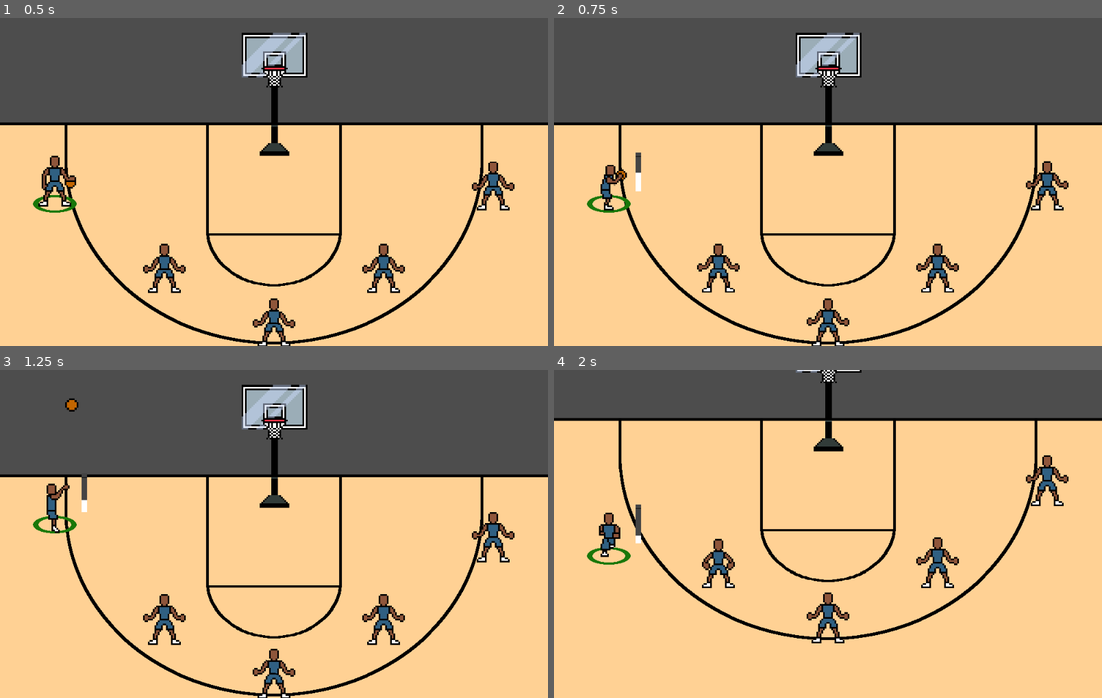
Above: before the commit, frames 1-4 (two rows, left to right).
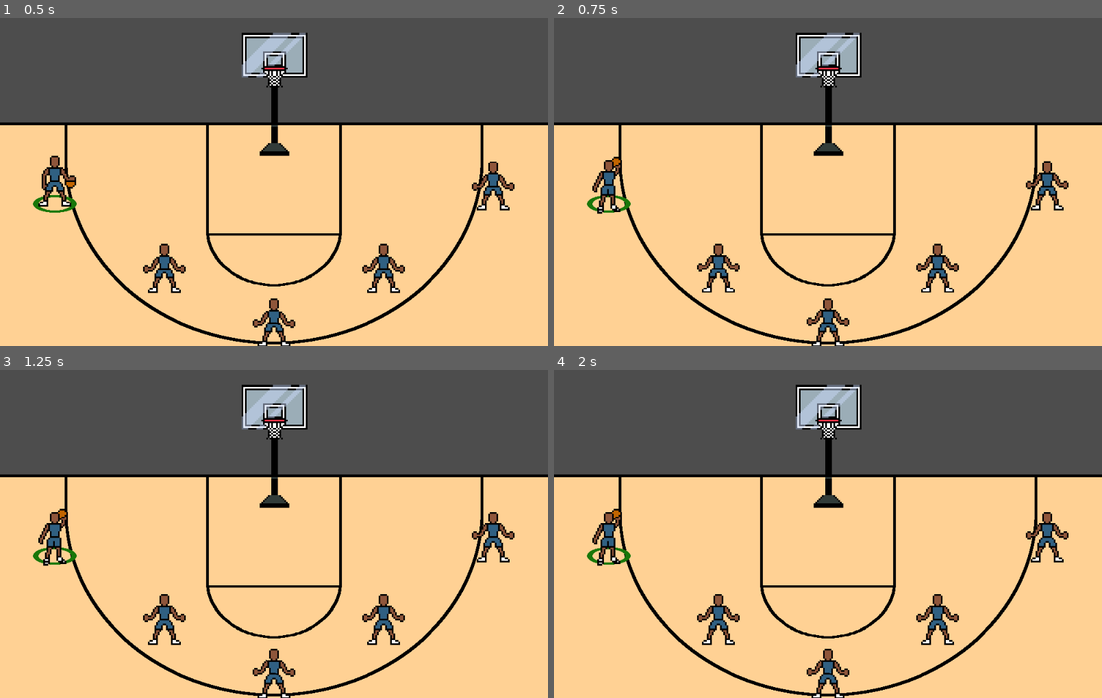
Above: after the commit, the same moments.

Repository: david8zhang/baller-quest-godot
Game: Godot game, scene res://scenes/Main.tscn
Same seed, same stepped clock (60 frames per second), same inputs: the game is played once before the commit and once after it.
Inputs:
- Up to frame 1 (0.5 s): no input
- Up to frame 2 (0.75 s): hold Right (move_right) from 0.53 s (still down); hold F (shoot_ball) from 0.53 s (still down)
- Up to frame 3 (1.25 s): keep holding Right (move_right); keep holding F (shoot_ball)
- Up to frame 4 (2 s): release Right (move_right) at 1.28 s; release F (shoot_ball) at 1.28 s; hold Down (move_down) from 1.28 s (still down); tap Space (pass) at 1.35 s; tap F (shoot_ball) at 1.55 s

Frame 1 is identical in both runs. In frame 2, 0.7% of the frame differs, in the area x 7-16%, y 41-60%; in frame 3, 1.1%; in frame 4, 28%, in the area x 0-100%, y 0-100%.

Commit message:
add layup state

Diff:
--- /dev/null
+++ b/prefab/LayupState.gd
@@ -0,0 +1,8 @@
+class_name LayupState
+extends State
+
+func enter(msg := {}):
+	var player = entity as Player
+	player.anim_sprite.stop()
+	player.anim_sprite.animation = "layup-front"
+	player.anim_sprite.frame = 0
--- a/prefab/Player.tscn
+++ b/prefab/Player.tscn
@@ -17,11 +17,13 @@
 [ext_resource type="Texture2D" uid="uid://cibli5ptbfws5" path="res://sprites/player/idle-side.png" id="9_cpqb8"]
 [ext_resource type="Texture2D" uid="uid://cxajwyfoscorw" path="res://sprites/player/pass-side.png" id="10_7yqno"]
 [ext_resource type="Texture2D" uid="uid://dphrp0bgg8u7p" path="res://sprites/player/pass-front.png" id="10_aepsd"]
+[ext_resource type="Texture2D" uid="uid://btt64rbboglxt" path="res://sprites/player/layup-front.png" id="10_mnwjc"]
 [ext_resource type="Texture2D" uid="uid://b3epc1prnku73" path="res://sprites/player/pass-back.png" id="10_teiic"]
 [ext_resource type="Texture2D" uid="uid://v6fcbvv7caor" path="res://sprites/player/receive-pass-front.png" id="13_3hk8g"]
 [ext_resource type="Texture2D" uid="uid://d10j2l818c2yj" path="res://sprites/player/shoot-front.png" id="14_rlmax"]
 [ext_resource type="Texture2D" uid="uid://bamie1uq2aa6e" path="res://sprites/player/shoot-side.png" id="16_iu3be"]
 [ext_resource type="Script" path="res://prefab/ReceivePassState.gd" id="20_hcken"]
+[ext_resource type="Script" path="res://prefab/LayupState.gd" id="23_ndr80"]
 
 [sub_resource type="CapsuleShape2D" id="CapsuleShape2D_8n74s"]
 radius = 14.0
@@ -151,6 +153,26 @@
 atlas = ExtResource("9_cpqb8")
 region = Rect2(32, 45, 32, 45)
 
+[sub_resource type="AtlasTexture" id="AtlasTexture_e2jnu"]
+atlas = ExtResource("10_mnwjc")
+region = Rect2(0, 0, 32, 45)
+
+[sub_resource type="AtlasTexture" id="AtlasTexture_u4ndk"]
+atlas = ExtResource("10_mnwjc")
+region = Rect2(32, 0, 32, 45)
+
+[sub_resource type="AtlasTexture" id="AtlasTexture_wthwm"]
+atlas = ExtResource("10_mnwjc")
+region = Rect2(64, 0, 32, 45)
+
+[sub_resource type="AtlasTexture" id="AtlasTexture_qjdg2"]
+atlas = ExtResource("10_mnwjc")
+region = Rect2(0, 45, 32, 45)
+
+[sub_resource type="AtlasTexture" id="AtlasTexture_th64u"]
+atlas = ExtResource("10_mnwjc")
+region = Rect2(32, 45, 32, 45)
+
 [sub_resource type="AtlasTexture" id="AtlasTexture_ad1bb"]
 atlas = ExtResource("10_teiic")
 region = Rect2(0, 0, 32, 40)
@@ -457,6 +479,26 @@
 }],
 "loop": true,
 "name": &"idle-side",
+"speed": 10.0
+}, {
+"frames": [{
+"duration": 1.0,
+"texture": SubResource("AtlasTexture_e2jnu")
+}, {
+"duration": 1.0,
+"texture": SubResource("AtlasTexture_u4ndk")
+}, {
+"duration": 1.0,
+"texture": SubResource("AtlasTexture_wthwm")
+}, {
+"duration": 1.0,
+"texture": SubResource("AtlasTexture_qjdg2")
+}, {
+"duration": 1.0,
+"texture": SubResource("AtlasTexture_th64u")
+}],
+"loop": false,
+"name": &"layup-front",
 "speed": 10.0
 }, {
 "frames": [{
@@ -696,7 +738,7 @@
 [node name="AnimatedSprite2D" type="AnimatedSprite2D" parent="."]
 y_sort_enabled = true
 sprite_frames = SubResource("SpriteFrames_x8wx5")
-animation = &"shoot-front-release"
+animation = &"layup-front"
 offset = Vector2(2.08165e-12, 2.08165e-12)
 
 [node name="StateMachine" type="Node2D" parent="."]
@@ -717,3 +759,6 @@
 
 [node name="ReceivePassState" type="Node" parent="StateMachine"]
 script = ExtResource("20_hcken")
+
+[node name="LayupState" type="Node" parent="StateMachine"]
+script = ExtResource("23_ndr80")
--- a/scripts/Player.gd
+++ b/scripts/Player.gd
@@ -51,10 +51,18 @@
 	pass_target = closest_player
 
 
+func is_within_layup_range():
+	var dist_to_hoop = global_position.distance_to(hoop.global_position)
+	return dist_to_hoop <= 50
+
+
 func handle_input(input: InputEvent):
 	if is_selected() and has_ball:
 		if Input.is_action_pressed("shoot_ball"):
-			_state_machine.transition_to("ShootState", {})
+			if is_within_layup_range():
+				_state_machine.transition_to("ShootState", {})
+			else:
+				_state_machine.transition_to("LayupState", {})
 		if Input.is_action_just_pressed("pass"):
 			if pass_target != null:
 				_state_machine.transition_to("PassState", {})
Not shown: 1 places in prefab/Player.tscn that only renumber resources
Binary file added: sprites/player/layup-front.png
Not shown, changed: sprites/player/layup-front.png.import
Binary file removed: sprites/player/layups/layup-front/layup-front-1.png
Not shown, removed: sprites/player/layups/layup-front/layup-front-1.png.import
Binary file removed: sprites/player/layups/layup-front/layup-front-2.png
Not shown, removed: sprites/player/layups/layup-front/layup-front-2.png.import
Binary file removed: sprites/player/layups/layup-front/layup-front-3.png
Not shown, removed: sprites/player/layups/layup-front/layup-front-3.png.import
Binary file removed: sprites/player/layups/layup-front/layup-front-4.png
Binary file removed: sprites/player/layups/layup-front/layup-front-5.png
Not shown, removed: sprites/player/layups/layup-front/layup-front-5.png.import
